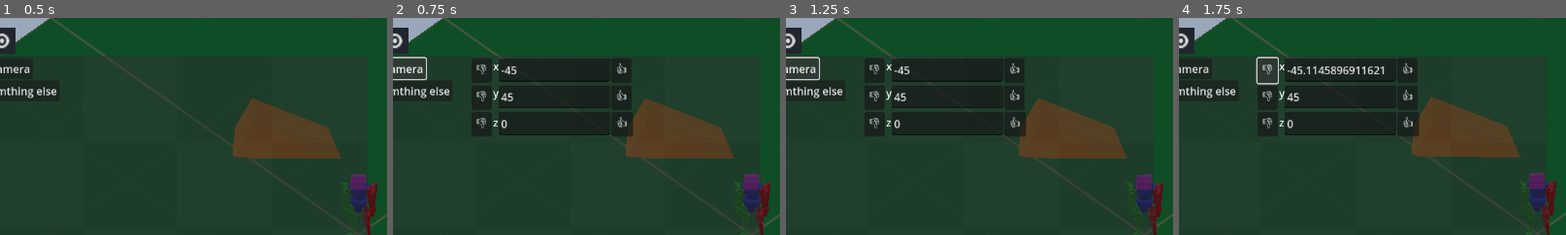
Above: before the commit, frames 1-4 (left to right).
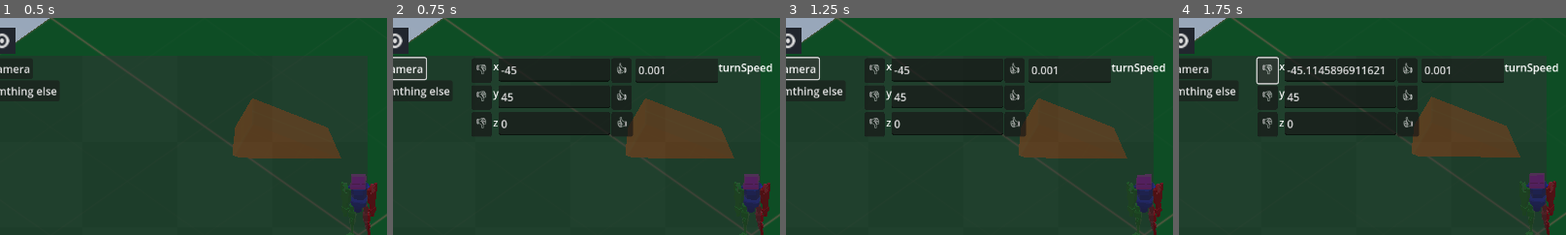
Above: after the commit, the same moments.

Repository: Androx765/Game_dev
Game: Godot game, scene res://scenes/game/game.tscn
Same seed, same stepped clock (60 frames per second), same inputs: the game is played once before the commit and once after it. This scene is started directly instead of the project's main scene. A sky picture missing from this copy of the repository is replaced by a grey-blue gradient.
Inputs:
- Up to frame 1 (0.5 s): no input
- Up to frame 2 (0.75 s): click "camera" at 0.5 s
- Up to frame 3 (1.25 s): no input
- Up to frame 4 (1.75 s): click "👎" at 1.25 s
The pictures show only the part of the screen within x 4-54%, y 0-50%; the shares and areas given below are measured in that part.

Frame 1 is identical in both runs. In frame 2, 0.7% of the frame differs, in the area x 62-98%, y 20-30%; in frame 3, 0.7%; in frame 4, 0.7%.

Commit message:
turnspeed setter

Diff:
--- a/Game/scenes/debug/debug-menu/camera_debug-menu.tscn
+++ b/Game/scenes/debug/debug-menu/camera_debug-menu.tscn
@@ -93,6 +93,19 @@
 offset_bottom = 48.0
 text = "👍"
 
+[node name="Label" type="Label" parent="."]
+offset_left = 399.0
+offset_top = 2.0
+offset_right = 480.0
+offset_bottom = 37.0
+text = "turnSpeed"
+
+[node name="turnSpeed" type="TextEdit" parent="Label"]
+offset_left = -123.0
+offset_top = -2.0
+offset_bottom = 35.0
+
 [connection signal="text_changed" from="x/xValue" to="." method="_on_x_value_text_changed"]
 [connection signal="text_changed" from="y/yValue" to="." method="_on_y_value_text_changed"]
 [connection signal="text_changed" from="z/zValue" to="." method="_on_z_value_text_changed"]
+[connection signal="text_changed" from="Label/turnSpeed" to="." method="_on_turn_speed_text_changed"]
--- a/Game/scenes/debug/debug-menu/camera_debug-menu_script.gd
+++ b/Game/scenes/debug/debug-menu/camera_debug-menu_script.gd
@@ -12,7 +12,7 @@
 func _ready():
 
 	rotation_amount = 0.001
-
+	$Label/turnSpeed.text = str(rotation_amount)
 
 	cameraPivot = CameraGlobal.CameraPivot
 	cameraObject = CameraGlobal.CameraObject
@@ -70,3 +70,8 @@
 func rotate_on_z(axis, rotation_amount):
 	cameraObject.transform.basis = Basis(axis, rotation_amount) * cameraObject.transform.basis
 	$z/zValue.text = str(cameraObject.rotation_degrees.z)
+
+
+func _on_turn_speed_text_changed():
+	rotation_amount = float($Label/turnSpeed.text)
+	pass # Replace with function body.
